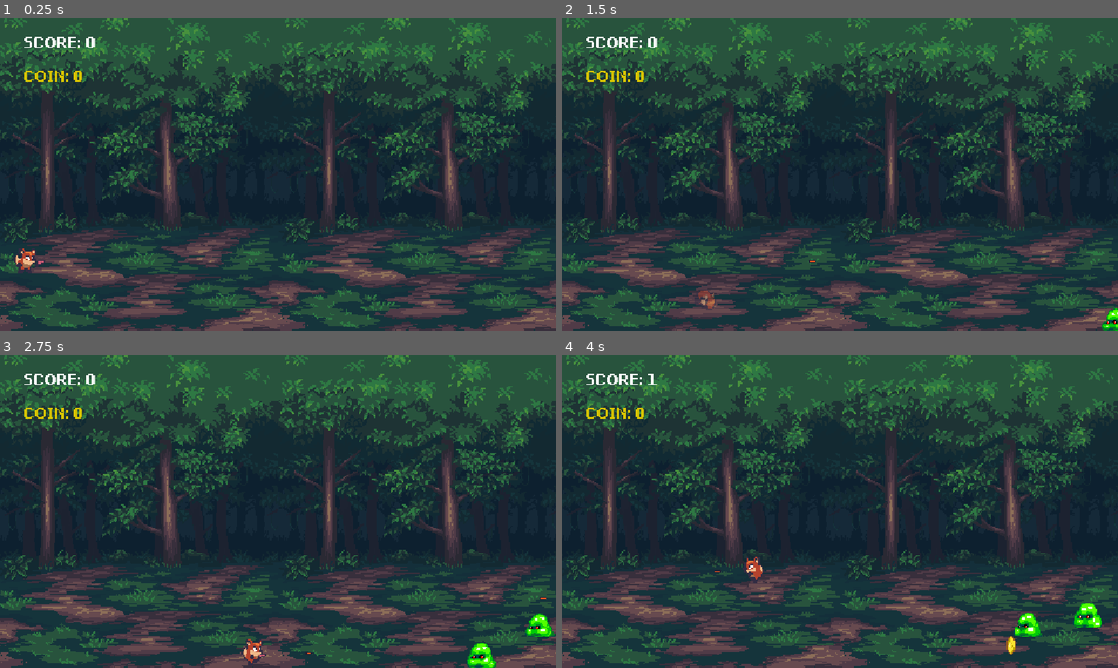
Above: before the commit, frames 1-4 (two rows, left to right).
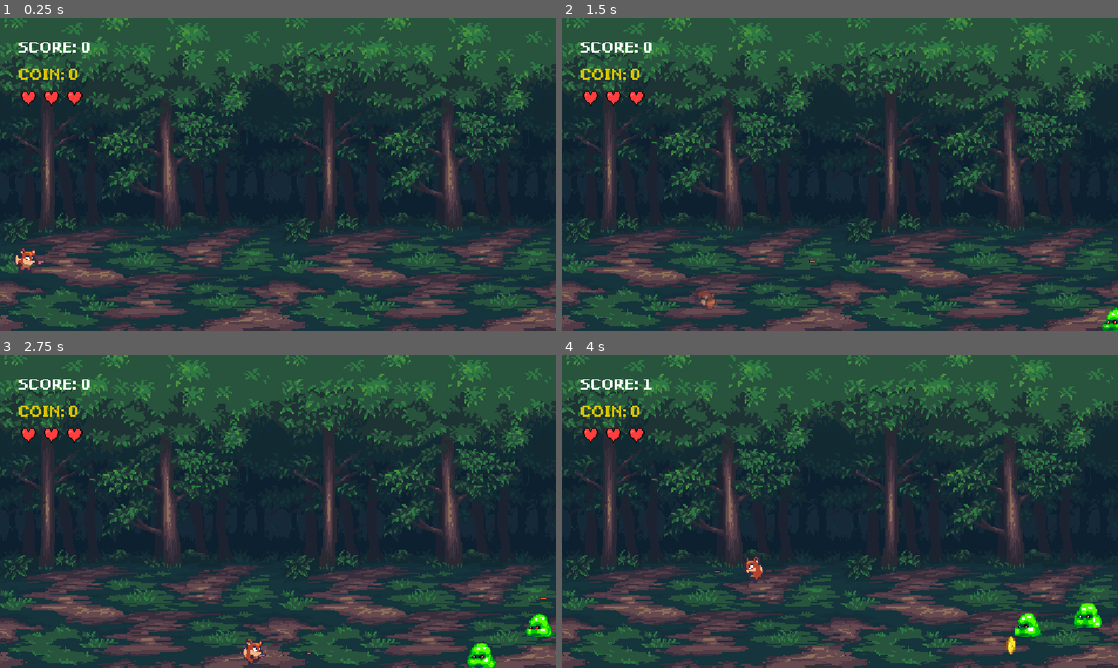
Above: after the commit, the same moments.

Repository: jsjzh/godot-game
Game: Godot game, scene res://Sences/game.tscn
Two runs of this game, one before a commit and one after it. Both use one fixed random seed, a clock stepped at 60 frames per second and the inputs below. Sound files missing from this copy of the repository are replaced by a short silence.
Inputs:
- Up to frame 1 (0.25 s): no input
- Up to frame 2 (1.5 s): hold Right (right) 0.53-1.28 s; tap C (fire) at 0.6 s; hold Down (down) from 1.28 s (still down); tap Z (roll) at 1.35 s
- Up to frame 3 (2.75 s): release Down (down) at 2.03 s; hold Right (right) from 2.03 s (still down); tap C (fire) at 2.1 s
- Up to frame 4 (4 s): release Right (right) at 2.78 s; hold Up (up) 2.78-3.53 s; tap Z (roll) at 2.85 s; hold Left (left) from 3.53 s (still down); tap C (fire) at 3.6 s

The runs differ from the first frame. In frame 1, 0.8% of the frame differs, in the area x 3-18%, y 6-29%; in frame 2, 0.8%; in frame 3, 0.8%; in frame 4, 0.8%.

Commit message:
添加金币音乐

Diff:
--- a/Scripts/Coin.gd
+++ b/Scripts/Coin.gd
@@ -1,6 +1,8 @@
 extends Area2D
 
 @onready var game_controller = $"../GameController"
+
+@export var coin_audio_picked: AudioStreamPlayer
 
 func _ready():
 		await get_tree().create_timer(2).timeout
@@ -15,6 +17,9 @@
 
 func _on_body_entered(body: Node2D) -> void:
 	if body.is_in_group("player"):
+		coin_audio_picked.play()
 		game_controller.trigger_coin(1)
 		game_controller.trigger_not_picked_coin(-1)
+		hide()
+		await coin_audio_picked.finished
 		queue_free()
--- /dev/null
+++ b/Scripts/HeartContainer.gd
@@ -0,0 +1,11 @@
+extends Node
+
+
+# Called when the node enters the scene tree for the first time.
+func _ready() -> void:
+	pass
+
+
+# Called every frame. 'delta' is the elapsed time since the previous frame.
+func _process(delta: float) -> void:
+	pass
--- a/Scripts/Player.gd
+++ b/Scripts/Player.gd
@@ -12,6 +12,7 @@
 @export var player_roll_speed: float = player_base_speed * 1.5
 @export var player_bullet_max_count: int = 3
 @export var player_roll_duration: float = 0.3
+@export var player_heart: int = 3
 
 enum PlayerMoveType {IDLE, RUN, ROLL}
 
--- a/Scripts/Slime.gd
+++ b/Scripts/Slime.gd
@@ -30,6 +30,7 @@
 		await slime_animated_sprite.animation_finished
 		queue_free()
 
+		# if randi() % 100 < 50: # 50% 概率掉落金币
 		var coin_node = coin_scene.instantiate()
 		coin_node.position = position
 		get_tree().current_scene.add_child(coin_node)
--- a/Sences/coin.tscn
+++ b/Sences/coin.tscn
@@ -2,6 +2,7 @@
 
 [ext_resource type="Texture2D" uid="uid://1tjfnei351ep" path="res://AssetBundle/Sprites/YellowCoin.png" id="1_7t5uo"]
 [ext_resource type="Script" uid="uid://cd2dkojk5rxlr" path="res://Scripts/Coin.gd" id="1_c88qh"]
+[ext_resource type="AudioStream" uid="uid://dkmyvi0bmna3j" path="res://AssetBundle/Audio/pickupCoin.wav" id="3_wcpl6"]
 
 [sub_resource type="AtlasTexture" id="AtlasTexture_c88qh"]
 atlas = ExtResource("1_7t5uo")
@@ -62,10 +63,11 @@
 
 [sub_resource type="CircleShape2D" id="CircleShape2D_degsb"]
 
-[node name="Coin" type="Area2D" unique_id=308612687]
+[node name="Coin" type="Area2D" unique_id=308612687 node_paths=PackedStringArray("coin_audio_picked")]
 collision_layer = 16
 collision_mask = 2
 script = ExtResource("1_c88qh")
+coin_audio_picked = NodePath("AudioStreamPlayer")
 
 [node name="AnimatedSprite2D" type="AnimatedSprite2D" parent="." unique_id=1858286180]
 sprite_frames = SubResource("SpriteFrames_degsb")
@@ -76,4 +78,7 @@
 [node name="CollisionShape2D" type="CollisionShape2D" parent="." unique_id=1717473382 groups=["coin"]]
 shape = SubResource("CircleShape2D_degsb")
 
+[node name="AudioStreamPlayer" type="AudioStreamPlayer" parent="." unique_id=13304347]
+stream = ExtResource("3_wcpl6")
+
 [connection signal="body_entered" from="." to="." method="_on_body_entered"]
--- a/Sences/game.tscn
+++ b/Sences/game.tscn
@@ -5,6 +5,8 @@
 [ext_resource type="PackedScene" uid="uid://dflxmrs1je1cc" path="res://Sences/player.tscn" id="2_8not6"]
 [ext_resource type="PackedScene" uid="uid://kjjdmxix4wuu" path="res://Sences/slime.tscn" id="3_xfvu4"]
 [ext_resource type="Script" uid="uid://78ffnehtah7l" path="res://Scripts/GameController.gd" id="5_fijot"]
+[ext_resource type="Script" uid="uid://c8yu87t6icer5" path="res://Scripts/HeartContainer.gd" id="7_kcycv"]
+[ext_resource type="Texture2D" uid="uid://c8q3u5xryo14m" path="res://AssetBundle/Sprites/heart.png" id="7_mbebh"]
 [ext_resource type="FontFile" uid="uid://dnsb33tqh3cx0" path="res://AssetBundle/Uranus_Pixel_11Px.ttf" id="7_oyc07"]
 [ext_resource type="AudioStream" uid="uid://c6axlr2sgt13c" path="res://AssetBundle/Audio/GameOver.mp3" id="8_mbebh"]
 
@@ -37,20 +39,20 @@
 [node name="UI" type="CanvasLayer" parent="." unique_id=577734392]
 
 [node name="Label" type="Label" parent="UI" unique_id=1926634201]
-offset_left = 50.0
-offset_top = 30.0
-offset_right = 161.0
-offset_bottom = 70.0
+offset_left = 40.0
+offset_top = 40.0
+offset_right = 189.0
+offset_bottom = 80.0
 theme_override_fonts/font = ExtResource("7_oyc07")
 theme_override_font_sizes/font_size = 40
 text = "SCORE: 0"
 vertical_alignment = 1
 
 [node name="Label2" type="Label" parent="UI" unique_id=95312991]
-offset_left = 50.0
-offset_top = 100.0
-offset_right = 173.0
-offset_bottom = 140.0
+offset_left = 40.0
+offset_top = 96.0
+offset_right = 163.0
+offset_bottom = 136.0
 theme_override_colors/font_color = Color(0.85882354, 0.78039217, 0, 1)
 theme_override_fonts/font = ExtResource("7_oyc07")
 theme_override_font_sizes/font_size = 40
@@ -76,6 +78,24 @@
 theme_override_font_sizes/font_size = 120
 text = "GAME OVER"
 vertical_alignment = 1
+
+[node name="HeartContainer" type="Node" parent="UI" unique_id=573073969]
+script = ExtResource("7_kcycv")
+
+[node name="Sprite2D" type="Sprite2D" parent="UI/HeartContainer" unique_id=1067442593]
+position = Vector2(59.999996, 164)
+scale = Vector2(2.4999995, 2.5)
+texture = ExtResource("7_mbebh")
+
+[node name="Sprite2D2" type="Sprite2D" parent="UI/HeartContainer" unique_id=1509630217]
+position = Vector2(108, 164)
+scale = Vector2(2.4999995, 2.5)
+texture = ExtResource("7_mbebh")
+
+[node name="Sprite2D3" type="Sprite2D" parent="UI/HeartContainer" unique_id=1616348775]
+position = Vector2(156, 164)
+scale = Vector2(2.4999995, 2.5)
+texture = ExtResource("7_mbebh")
 
 [node name="GAMEOVER" type="AudioStreamPlayer" parent="." unique_id=485006242]
 stream = ExtResource("8_mbebh")
Not shown, added: AssetBundle/Audio/pickupCoin.wav.import
Binary file added: AssetBundle/Sprites/heart.png
Not shown, added: AssetBundle/Sprites/heart.png.import
Binary file added: AssetBundle/Sprites/no_heart.png
Not shown, added: AssetBundle/Sprites/no_heart.png.import
Not shown, added: Scripts/HeartContainer.gd.uid
Not shown, added: AssetBundle/Audio/pickupCoin.wav
